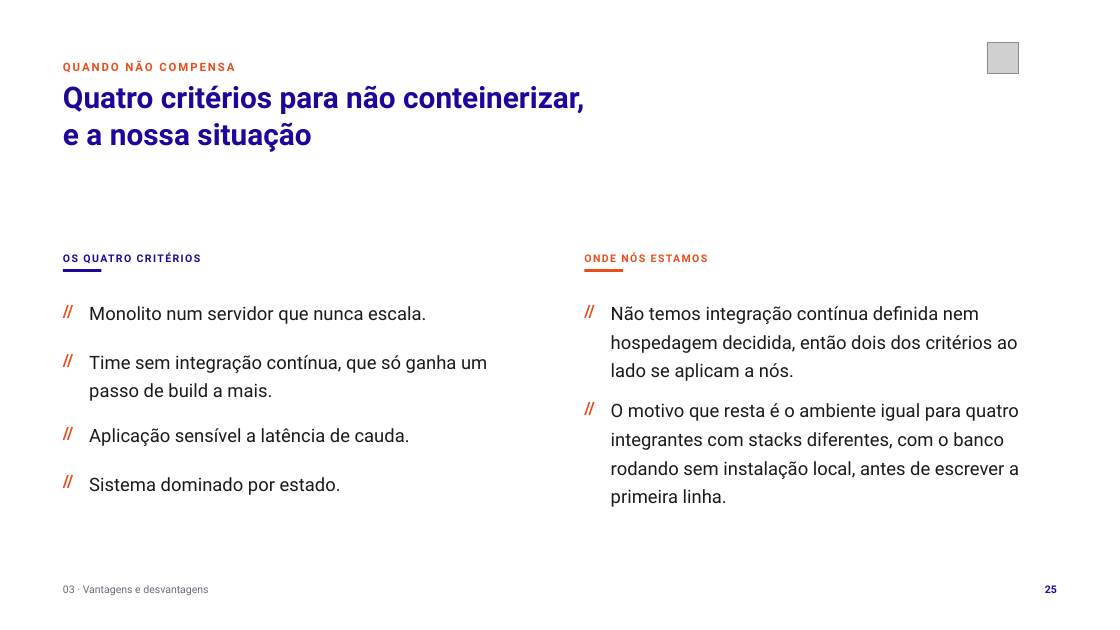
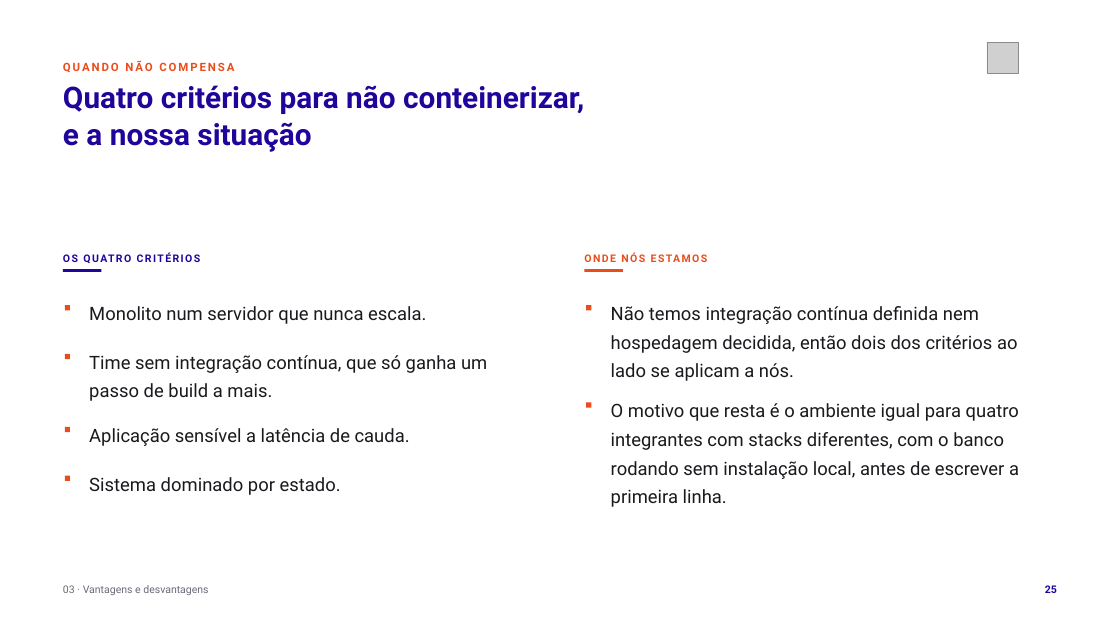
Before and after one commit to tcpassos/invite-app, a slide deck: slide 25 of trabalhos/T1-Docker-Invite-People.pptx. Drawn at 1120x630 pixels with LibreOffice and Linux fonts; fonts in the diff are those of the drawing; grey boxes stand for pictures. Boxes give left, top, right and bottom in pixels: in the first picture for what was removed or moved away, otherwise in the second. Text is boxed around its words. In the diff, an @@ line names an element or a change of style, - is before the commit and + after.

```diff
--- a/trabalhos/T1-Docker-Invite-People.pptx
+++ b/trabalhos/T1-Docker-Invite-People.pptx
@@ text removed at <box>63,297,86,323</box> @@
-//
@@ text removed at <box>585,297,607,323</box> @@
-//
@@ rectangle added at <box>65,305,70,310</box>, fill #E94D1C @@
@@ rectangle added at <box>586,305,592,310</box>, fill #E94D1C @@
@@ text removed at <box>63,345,86,372</box> @@
-//
@@ rectangle added at <box>65,354,70,359</box>, fill #E94D1C @@
@@ text removed at <box>63,418,86,445</box> @@
-//
@@ text removed at <box>585,394,607,421</box> @@
-//
@@ rectangle added at <box>586,402,592,408</box>, fill #E94D1C @@
@@ rectangle added at <box>65,427,70,432</box>, fill #E94D1C @@
@@ text removed at <box>63,467,86,494</box> @@
-//
@@ rectangle added at <box>65,476,70,481</box>, fill #E94D1C @@
```
Also in this commit, not shown: 15 other slides changed, 4 other files.
